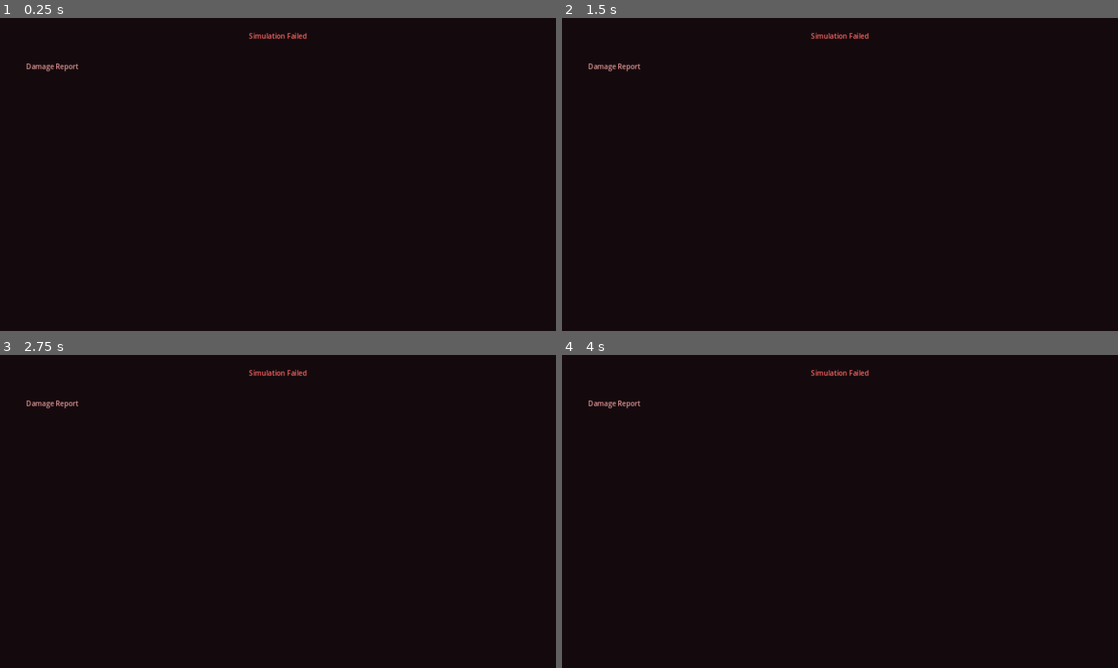
Above: before the commit, frames 1-4 (two rows, left to right).
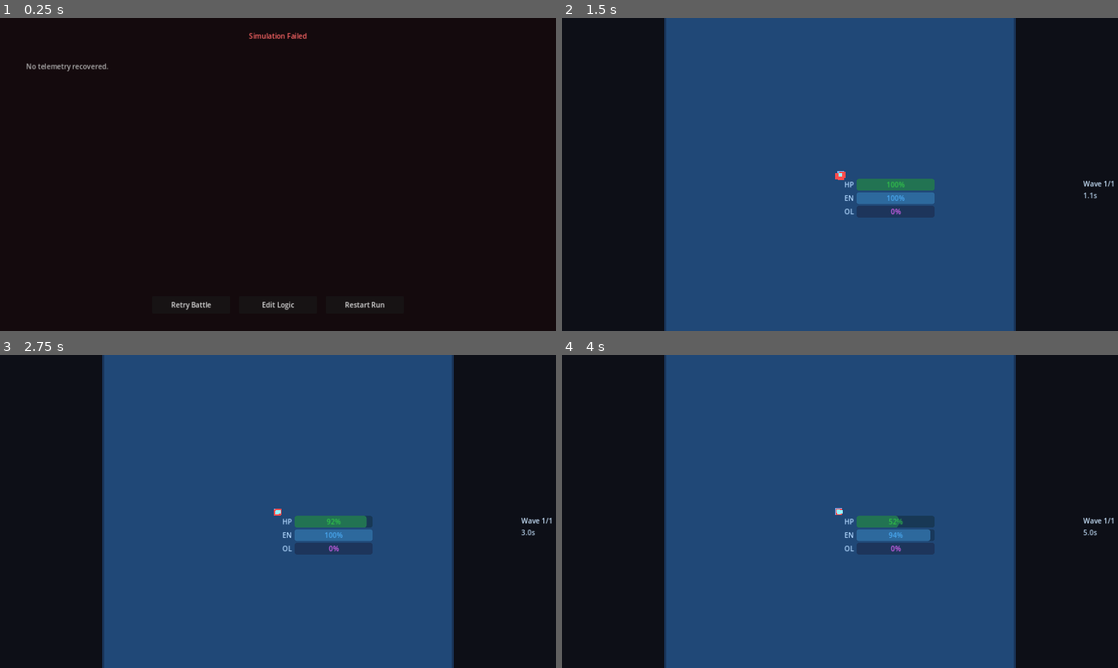
Above: after the commit, the same moments.

Repository: Sycamore-Grove/Overlogic
Game: Godot game, scene res://scenes/PostBattleReport.tscn
Two runs of this game, one before a commit and one after it. Both use one fixed random seed, a clock stepped at 60 frames per second and the inputs below. This scene is started directly instead of the project's main scene.
Inputs (mouse positions are in pixels of both pictures, inside the frame that each line leads up to):
- Up to frame 1 (0.25 s): no input
- Up to frame 2 (1.5 s): click (751, 305) at 0.5 s, where only the run after the commit has a clickable "Retry Battle"; tap Enter at 1.25 s; hold S (speed_toggle) from 1.28 s (still down)
- Up to frame 3 (2.75 s): tap Space at 2 s; release S (speed_toggle) at 2.03 s; tap S (speed_toggle) at 2.1 s
- Up to frame 4 (4 s): tap Enter at 2.75 s; hold S (speed_toggle) 2.78-3.53 s; tap Space at 3.5 s; tap S (speed_toggle) at 3.6 s

The runs differ from the first frame. In frame 1, 0.5% of the frame differs, in the area x 4-70%, y 14-94%; in frame 2, 63%; in frame 3, 63%; in frame 4, 63%, in the area x 4-100%, y 0-100%.
Error before the commit: Invalid access to property or key 'damage_by_source' on a base object of type 'Dictionary'. (res://scripts/systems/PostBattleReportBuilder.gd:7)

Commit message:
fix(round4): defensive UI guards for empty reward pool and empty report data

Diff:
--- a/scripts/ui/PostBattleReportUI.gd
+++ b/scripts/ui/PostBattleReportUI.gd
@@ -18,7 +18,16 @@
 	title.add_theme_font_size_override("font", 40)
 	title.add_theme_color_override("font_color", Color(1.0, 0.4, 0.4))
 	add_child(title)
+	# Defensive: if no report data, show fallback message + buttons only
 	var report: Dictionary = GameState.last_report
+	if report.is_empty():
+		var empty: Label = Label.new()
+		empty.text = "No telemetry recovered."
+		empty.position = Vector2(60.0, 100.0)
+		empty.add_theme_color_override("font_color", Color(0.7, 0.7, 0.7))
+		add_child(empty)
+		_add_buttons()
+		return
 	var builder: RefCounted = preload("res://scripts/systems/PostBattleReportBuilder.gd").new()
 	var built: Dictionary = builder.build(report, GameState.available_action_ids())
 	# Damage section
@@ -66,6 +75,9 @@
 		l.add_theme_color_override("font_color", Color(0.95, 0.9, 0.6))
 		add_child(l)
 		y += 22.0
+	_add_buttons()
+
+func _add_buttons() -> void:
 	# Buttons
 	var bw: float = 180.0
 	var bx: float = 1280.0 / 2.0 - (3.0 * bw + 2.0 * 20.0) / 2.0
--- a/scripts/ui/RewardUI.gd
+++ b/scripts/ui/RewardUI.gd
@@ -34,6 +34,17 @@
 	var battle: Dictionary = GameDatabase.get_battle(GameState.current_battle_index)
 	var rm: RefCounted = preload("res://scripts/systems/RewardManager.gd").new()
 	options = rm.build_options(battle)
+	if options.is_empty():
+		# Defensive: no rewards available (e.g. boss battle) — offer a continue button
+		var cont: Button = Button.new()
+		cont.text = "Proceed\n\nNo upgrade available"
+		cont.position = Vector2(470.0, 220.0)
+		cont.size = Vector2(340.0, 240.0)
+		cont.add_theme_font_size_override("font", 18)
+		cont.pressed.connect(func(): _on_pick(""))
+		add_child(cont)
+		option_buttons.append(cont)
+		return
 	for i in range(options.size()):
 		var rid: String = options[i]
 		var r: Dictionary = GameDatabase.get_reward(rid)
